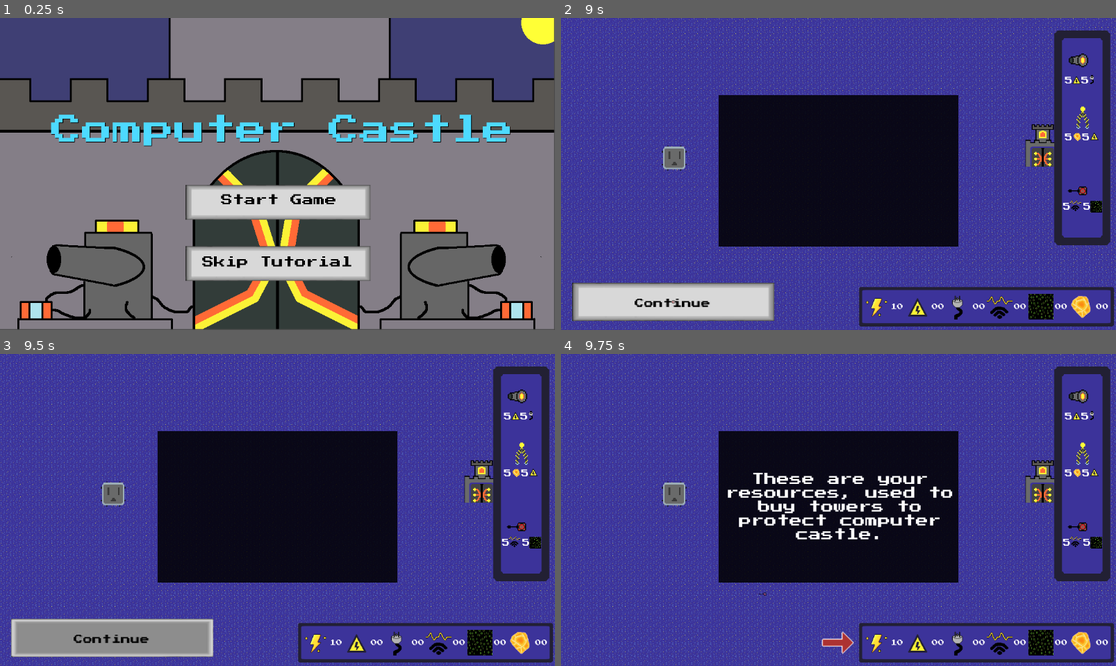
Above: before the commit, frames 1-4 (two rows, left to right).
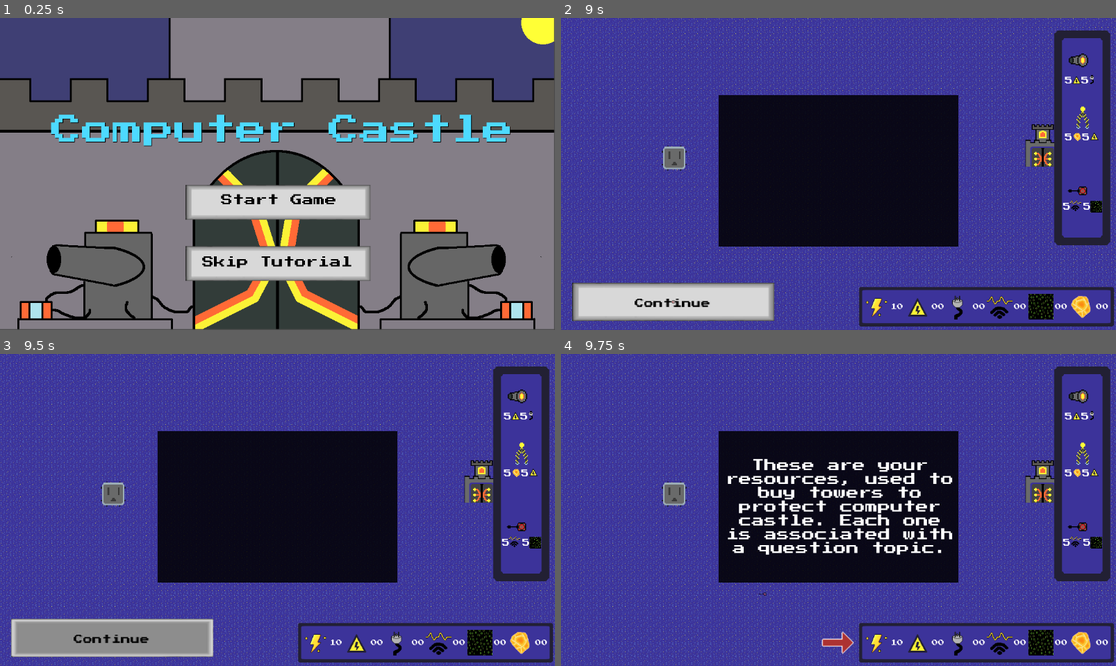
Above: after the commit, the same moments.

Repository: CalebJoines/Computer-Castle
Game: Godot game, scene res://Scenes/TitleScreen.tscn
Two runs of this game, one before a commit and one after it. Both use one fixed random seed, a clock stepped at 60 frames per second and the inputs below. Sound files missing from this copy of the repository are replaced by a short silence.
Inputs (mouse positions are in pixels of both pictures, inside the frame that each line leads up to):
- Up to frame 1 (0.25 s): no input
- Up to frame 2 (9 s): tap Enter at 0.5, 8.75 s; drag from (838, 202) to (894, 105) at 0.52 s; tap Space at 1.25 s; drag from (838, 264) to (810, 236) at 1.27 s; click (1082, 61) at 2 s; click (1082, 127) at 2.75 s; click (1082, 192) at 3.5 s; click (1082, 61) at 4.25 s; click (1082, 127) at 5 s; click (1082, 192) at 5.75 s; click (1082, 61) at 6.5 s; click (1082, 127) at 7.25 s; click (1082, 192) at 8 s; move the mouse to (672, 301) at 8.77 s; click (672, 301) at 8.92 s
- Up to frame 3 (9.5 s): no input
- Up to frame 4 (9.75 s): tap Space at 9.5 s; drag from (810, 572) to (672, 637) at 9.52 s

Frames 1-3 are identical in both runs. In frame 4, 4.1% of the frame differs, in the area x 30-71%, y 33-65%.

Commit message:
added a bit of text to the tutorial

Diff:
--- a/computer-castle-/Scenes/Tutorial/towercutscene.tscn
+++ b/computer-castle-/Scenes/Tutorial/towercutscene.tscn
@@ -246,7 +246,7 @@
 offset_bottom = 512.0
 theme_override_fonts/font = ExtResource("13_j2nt2")
 theme_override_font_sizes/font_size = 32
-text = "These are your resources, used to buy towers to protect computer castle."
+text = "These are your resources, used to buy towers to protect computer castle. Each one is associated with a question topic."
 horizontal_alignment = 1
 vertical_alignment = 1
 autowrap_mode = 2
@@ -258,7 +258,7 @@
 sprite_frames = SubResource("SpriteFrames_usqrk")
 animation = &"Point"
 autoplay = "Point"
-frame_progress = 0.61065084
+frame_progress = 0.26913223
 
 [node name="3" type="Label" parent="Text" unique_id=1218081199]
 unique_name_in_owner = true
@@ -281,7 +281,7 @@
 sprite_frames = SubResource("SpriteFrames_usqrk")
 animation = &"Point"
 autoplay = "Point"
-frame_progress = 0.87500346
+frame_progress = 0.53349525
 
 [node name="4" type="Label" parent="Text" unique_id=398906555]
 unique_name_in_owner = true
@@ -303,7 +303,7 @@
 sprite_frames = SubResource("SpriteFrames_usqrk")
 animation = &"Point"
 autoplay = "Point"
-frame_progress = 0.7792734
+frame_progress = 0.43776202
 
 [node name="5" type="Label" parent="Text" unique_id=1298947068]
 unique_name_in_owner = true
